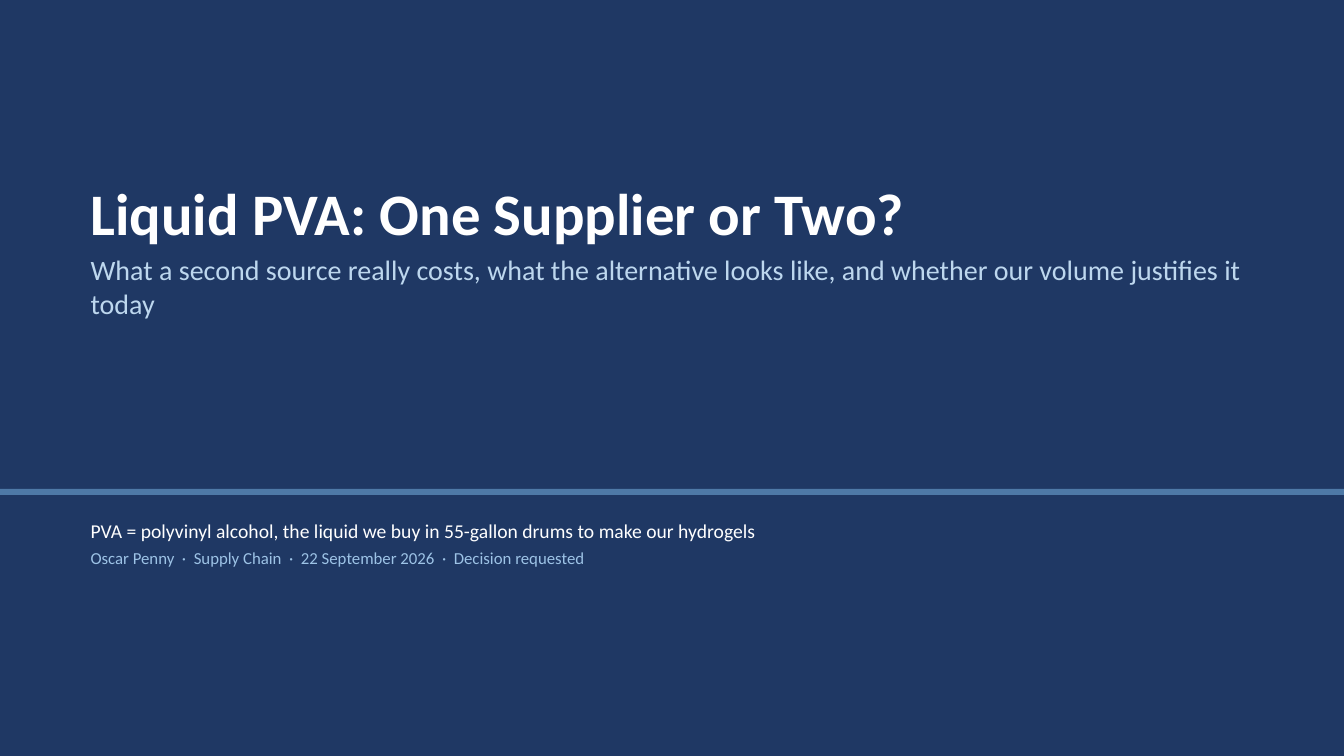
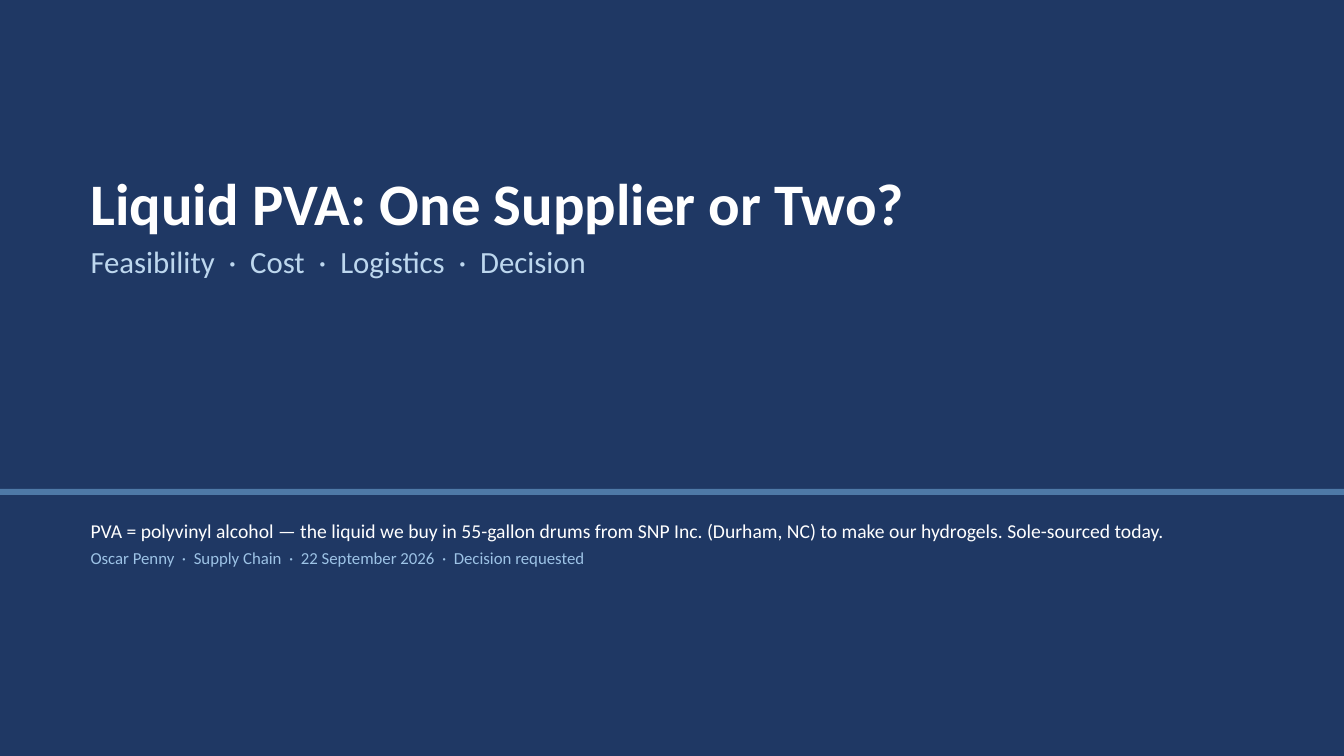
Before and after one commit to naviero1/Claude-Works, a slide deck: slide 1 of PVA second supplier initiative/PVA_Second_Supplier_Leadership_Deck.pptx. Drawn at 1344x756 pixels with LibreOffice and Linux fonts; fonts in the diff are those of the drawing. Boxes give left, top, right and bottom in pixels: in the first picture for what was removed or moved away, otherwise in the second. Text is boxed around its words. In the diff, an @@ line names an element or a change of style, - is before the commit and + after.

```diff
--- a/PVA second supplier initiative/PVA_Second_Supplier_Leadership_Deck.pptx
+++ b/PVA second supplier initiative/PVA_Second_Supplier_Leadership_Deck.pptx
@@ text "Liquid PVA: One Supplier or ..." moved from (x1=91, y1=193, x2=1240, y2=319) to (x1=91, y1=183, x2=905, y2=279) @@
@@ text at (x1=91, y1=251, x2=586, y2=279): text changed; size 20 to 22 pt @@
-What a second source really costs, what the alternative looks like, and whether our volume justifies it today
+Feasibility · Cost · Logistics · Decision
@@ text at (x1=91, y1=524, x2=1164, y2=542): text changed @@
-PVA = polyvinyl alcohol, the liquid we buy in 55-gallon drums to make our hydrogels
+PVA = polyvinyl alcohol — the liquid we buy in 55-gallon drums from SNP Inc. (Durham, NC) to make our hydrogels. Sole-sourced today.
```
Also in this commit, not shown: 1 other slide changed, 7 slides added, 13 slides removed, 6 other files.
